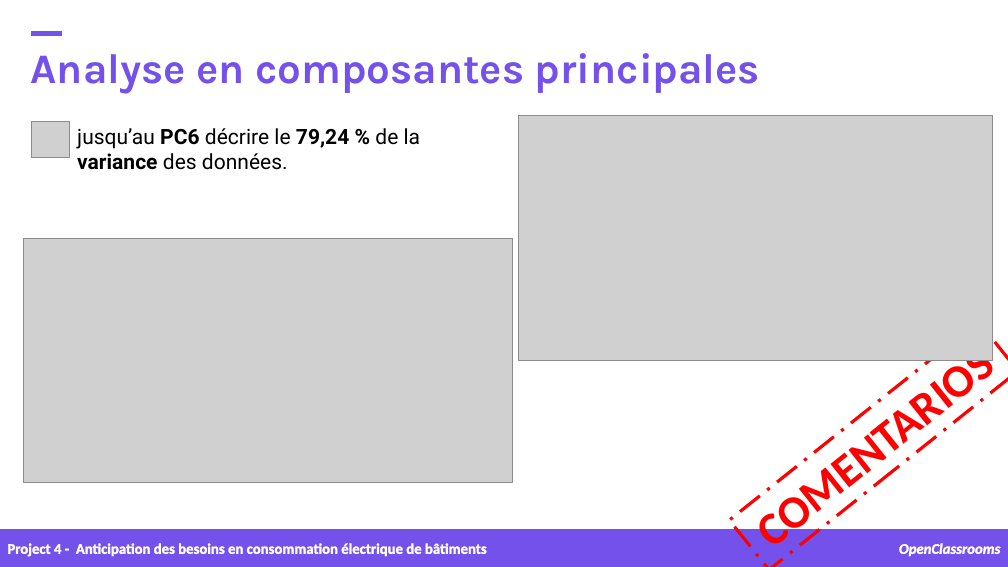
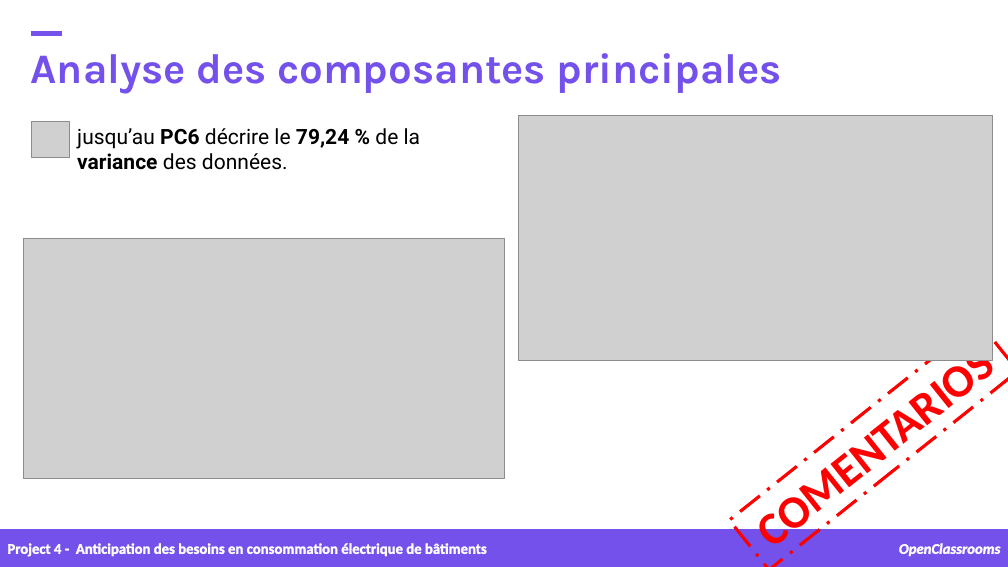
Before and after one commit to samirhinojosa/OC-P4-consumption-needs-of-buildings, a slide deck: slide 18 of supports/P4_presentation v1.pptx. Drawn at 1008x567 pixels with LibreOffice and Linux fonts; fonts in the diff are those of the drawing; grey boxes stand for pictures; background and template pictures are left out. Boxes give left, top, right and bottom in pixels: in the first picture for what was removed or moved away, otherwise in the second. Text is boxed around its words. In the diff, an @@ line names an element or a change of style, - is before the commit and + after.

```diff
--- a/supports/P4_presentation v1.pptx
+++ b/supports/P4_presentation v1.pptx
@@ text at [31,53,782,94]: text changed @@
-Analyse en composantes principales
+Analyse des composantes principales
@@ picture: place and size @@
-picture at [23,238,513,482]
+picture at [23,238,504,479]
```
Also in this commit, not shown: 11 other slides changed, 2 slides added, 2 slides removed, 42 other files.
